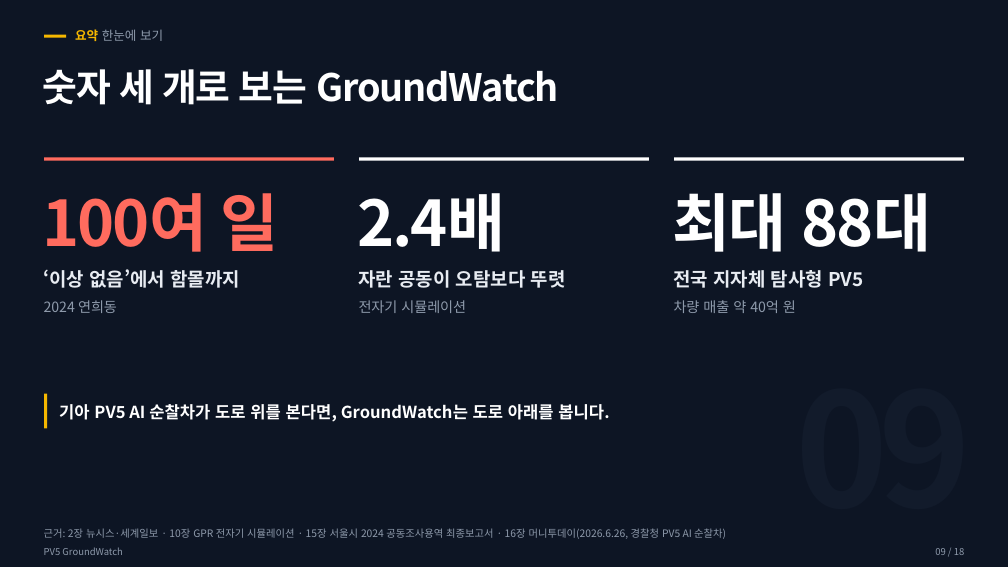
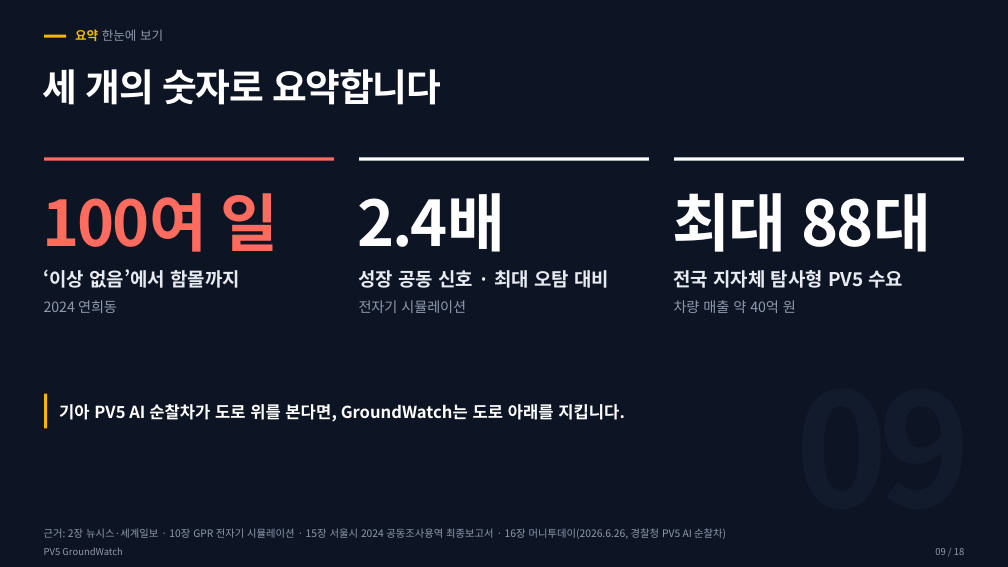
Before and after one commit to woojin-choe/pv5-hose-lab, a slide deck: slide 9 of ppt_all/PV5_GroundWatch_10_26.pptx. Drawn at 1008x567 pixels with LibreOffice and Linux fonts; fonts in the diff are those of the drawing. Boxes give left, top, right and bottom in pixels: in the first picture for what was removed or moved away, otherwise in the second. Text is boxed around its words. In the diff, an @@ line names an element or a change of style, - is before the commit and + after.

```diff
--- a/ppt_all/PV5_GroundWatch_10_26.pptx
+++ b/ppt_all/PV5_GroundWatch_10_26.pptx
@@ text at [43,69,441,105]: text changed @@
-숫자 세 개로 보는 GroundWatch
+세 개의 숫자로 요약합니다
@@ text at [358,270,609,288]: text changed @@
-자란 공동이 오탐보다 뚜렷
+성장 공동 신호 · 최대 오탐 대비
@@ text at [673,270,903,288]: text changed @@
-전국 지자체 탐사형 PV5
+전국 지자체 탐사형 PV5 수요
@@ text at [59,404,625,422]: text changed @@
-기아 PV5 AI 순찰차가 도로 위를 본다면, GroundWatch는 도로 아래를 봅니다.
+기아 PV5 AI 순찰차가 도로 위를 본다면, GroundWatch는 도로 아래를 지킵니다.
```
Also in this commit, not shown: 15 other slides changed, 21 other files.
